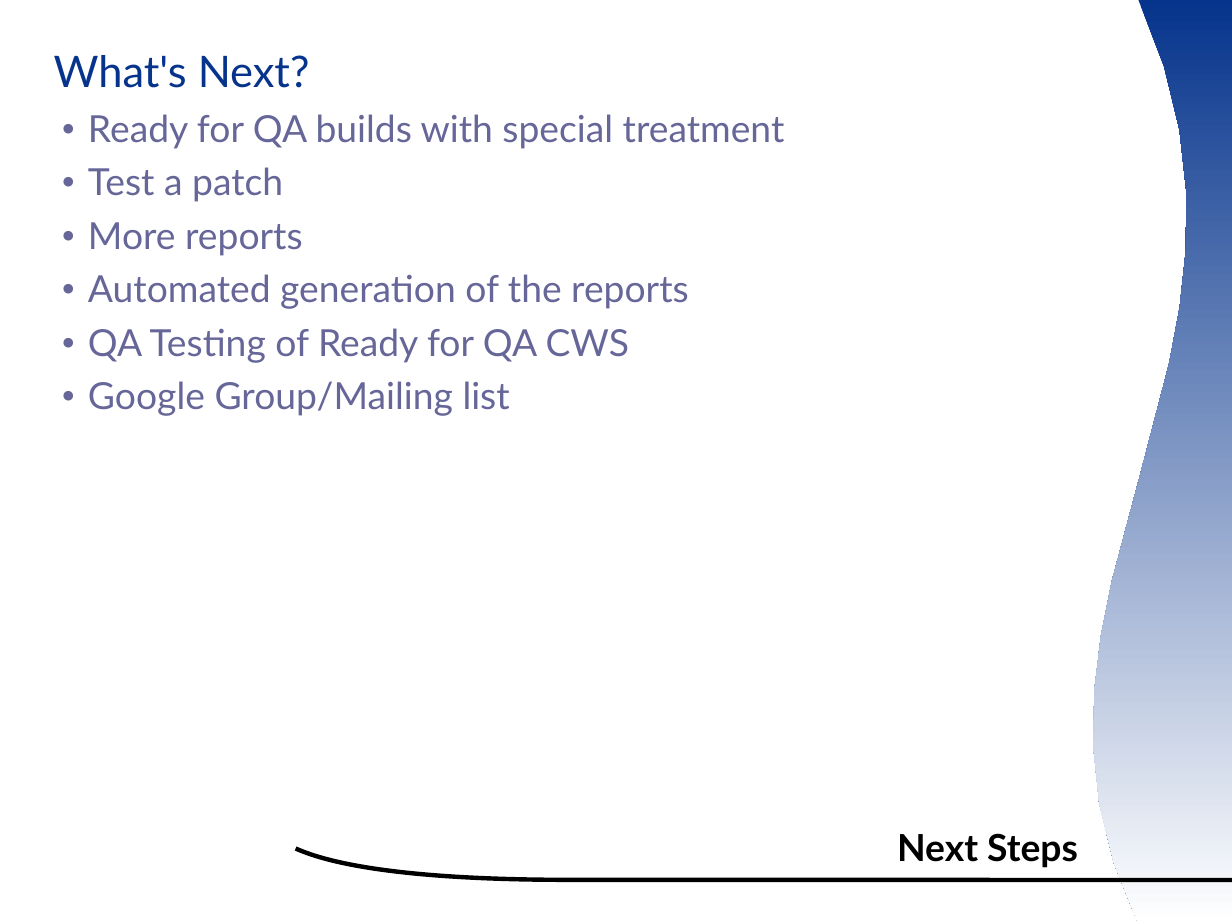
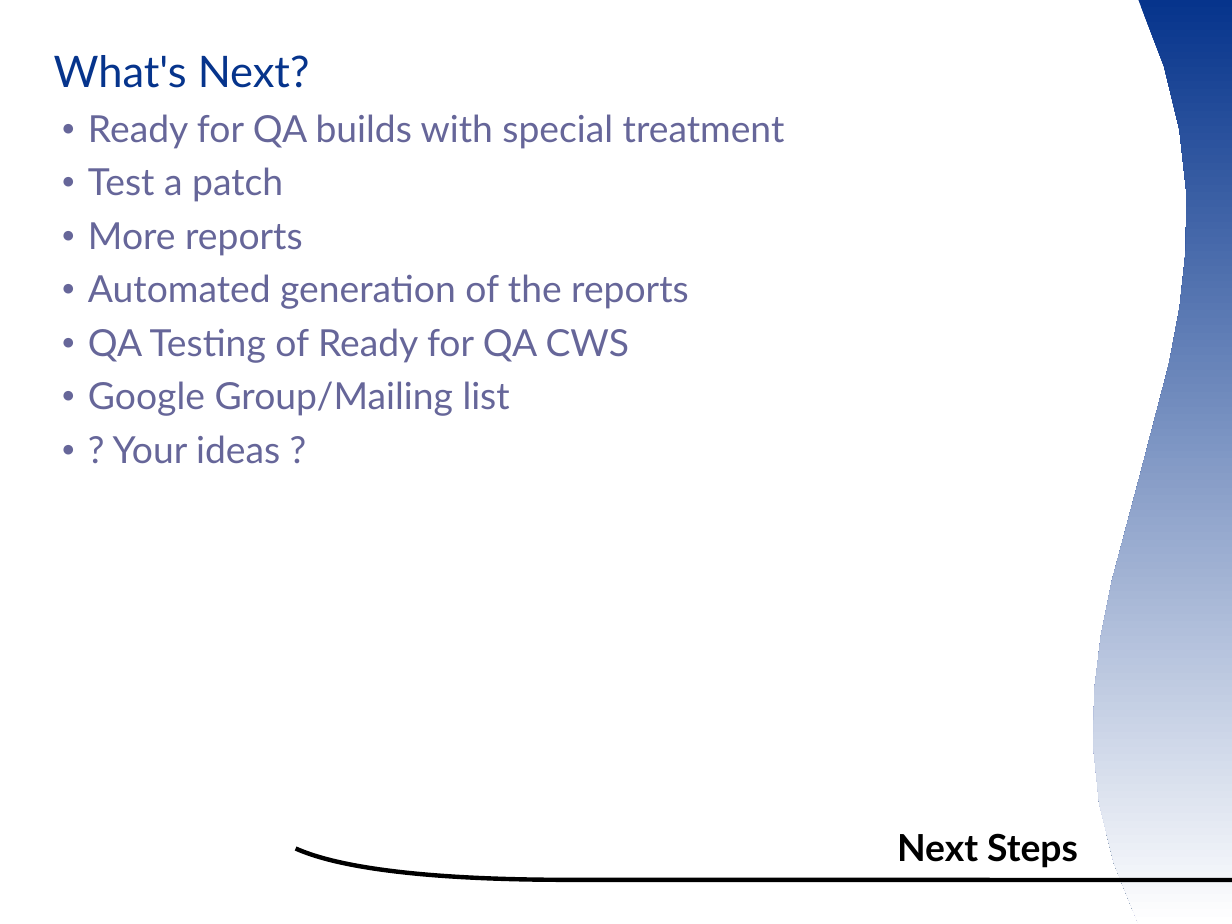
Before and after one commit to smsm1/ootermite, a slide deck: slide 16 of wiki/ooocon2007presentation.odp (slide 15 before the commit). Drawn at 1232x924 pixels with LibreOffice and Linux fonts; fonts in the diff are those of the drawing; background and template pictures are left out. Boxes give left, top, right and bottom in pixels: in the first picture for what was removed or moved away, otherwise in the second. Text is boxed around its words. In the diff, an @@ line names an element or a change of style, - is before the commit and + after.

```diff
--- a/wiki/ooocon2007presentation.odp
+++ b/wiki/ooocon2007presentation.odp
@@ text at <box>113,435,280,464</box>: paragraph added @@
+  ● ? Your ideas ?
```
Also in this commit, not shown: 4 other slides changed, 1 slide added.
